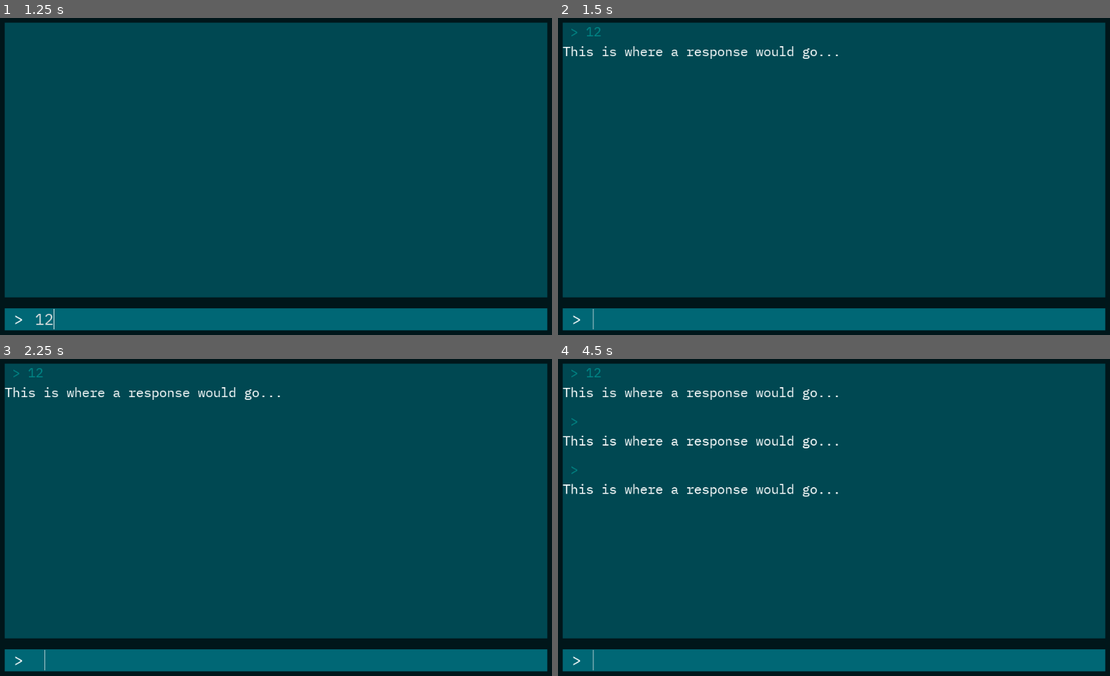
Above: before the commit, frames 1-4 (two rows, left to right).
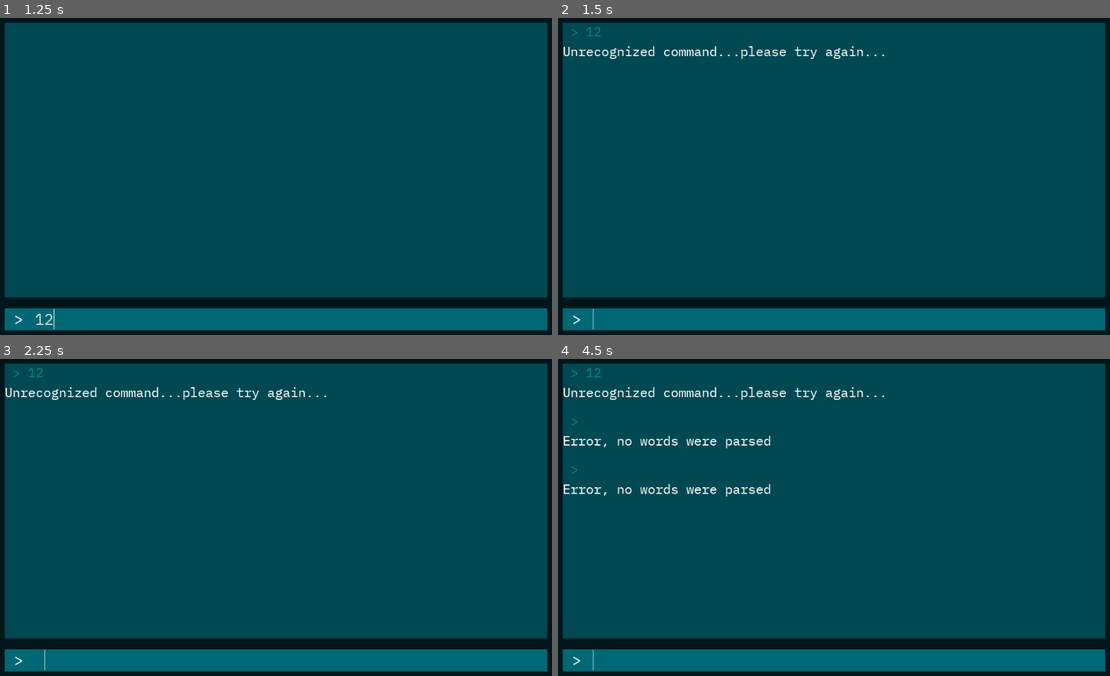
Above: after the commit, the same moments.

Repository: TheGeekSKM/the-mines-godot-port
Game: Godot game, scene res://Scenes/Game.tscn
Two runs of this game, one before a commit and one after it. Both use one fixed random seed, a clock stepped at 60 frames per second and the inputs below.
Inputs (mouse positions are in pixels of both pictures, inside the frame that each line leads up to):
- Up to frame 1 (1.25 s): click (292, 319) at 0.52 s; type "12" at 0.6 s
- Up to frame 2 (1.5 s): tap Enter at 1.25 s
- Up to frame 3 (2.25 s): tap Space at 2 s
- Up to frame 4 (4.5 s): tap Enter at 2.75, 4.25 s; tap Space at 3.5 s

Frame 1 is identical in both runs. In frame 2, 0.7% of the frame differs, in the area x 0-60%, y 8-13%; in frame 3, 0.7%; in frame 4, 1.9%, in the area x 0-60%, y 8-44%.

Commit message:
First Command (Go) Created

Diff:
--- a/Scenes/Game.tscn
+++ b/Scenes/Game.tscn
@@ -1,8 +1,9 @@
-[gd_scene load_steps=9 format=2]
+[gd_scene load_steps=10 format=2]
 
 [ext_resource path="res://Scripts/Input.gd" type="Script" id=1]
 [ext_resource path="res://Fonts/plex_mono_28.tres" type="DynamicFont" id=2]
 [ext_resource path="res://Scripts/Game.gd" type="Script" id=3]
+[ext_resource path="res://Scripts/CommandProcessor.gd" type="Script" id=4]
 
 [sub_resource type="StyleBoxFlat" id=1]
 bg_color = Color( 0, 0.0901961, 0.105882, 1 )
@@ -21,6 +22,9 @@
 anchor_right = 1.0
 anchor_bottom = 1.0
 script = ExtResource( 3 )
+
+[node name="CommandProcessor" type="Node" parent="."]
+script = ExtResource( 4 )
 
 [node name="Background" type="PanelContainer" parent="."]
 anchor_right = 1.0
--- /dev/null
+++ b/Scripts/CommandProcessor.gd
@@ -0,0 +1,25 @@
+extends Node
+
+func process_command(input: String):
+	var words = input.split(" ", false, 0)
+	if words.size() == 0:
+		return "Error, no words were parsed"
+
+	var first_word = words[0].to_lower()
+	var second_word = ""
+
+	if words.size() > 1:
+		second_word = words[1].to_lower()
+
+	match first_word:
+		"go":
+			return go(second_word)
+		_:
+			return "Unrecognized command...please try again..."
+
+
+func go(second_word: String):
+	if second_word == "":
+		return "You need to specify a cardinal direction with the \"go\" command"
+
+	return "You head to the %s" % second_word
--- a/Scripts/Game.gd
+++ b/Scripts/Game.gd
@@ -9,6 +9,7 @@
 onready var history_rows = $Background/MarginContainer/Rows/GameInfo/Scroll/HistoryRows
 onready var scroll = $Background/MarginContainer/Rows/GameInfo/Scroll
 onready var scroll_bar = scroll.get_v_scrollbar()
+onready var command_processor = $CommandProcessor
 
 func _ready() -> void:
 	scroll_bar.connect("changed", self, "handle_scroll_bar_changed")
@@ -28,11 +29,15 @@
 		return
 
 	var input_response = InputResponse.instance()
-	input_response.set_text(new_text, "This is where a response would go...")
+	var response = command_processor.process_command(new_text)
+	input_response.set_text(new_text, response)
 	history_rows.add_child(input_response)
 
+	delete_history_beyond_limit()
+
+
+func delete_history_beyond_limit():
 	if history_rows.get_child_count() > max_lines_remembered:
 		var rows_to_forget = history_rows.get_child_count() - max_lines_remembered
-
 		for i in range(rows_to_forget):
 			history_rows.get_child(i).queue_free()
